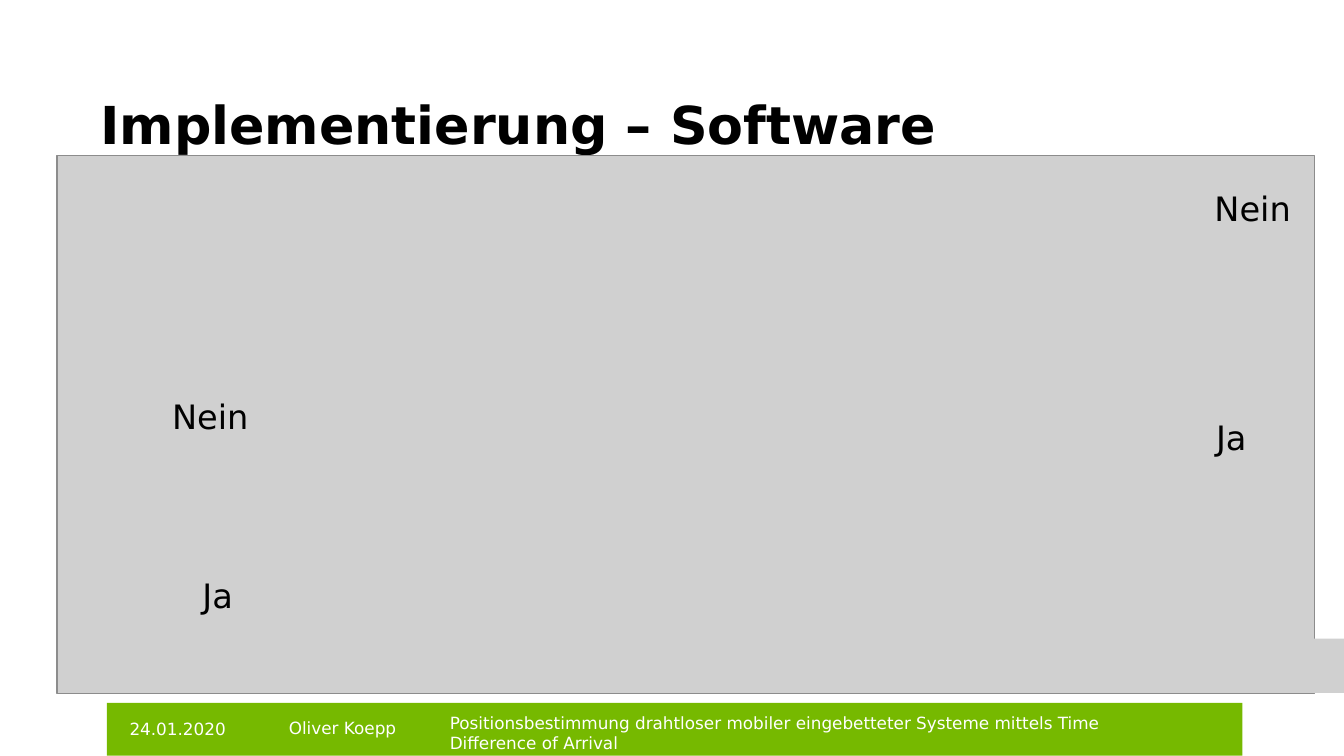
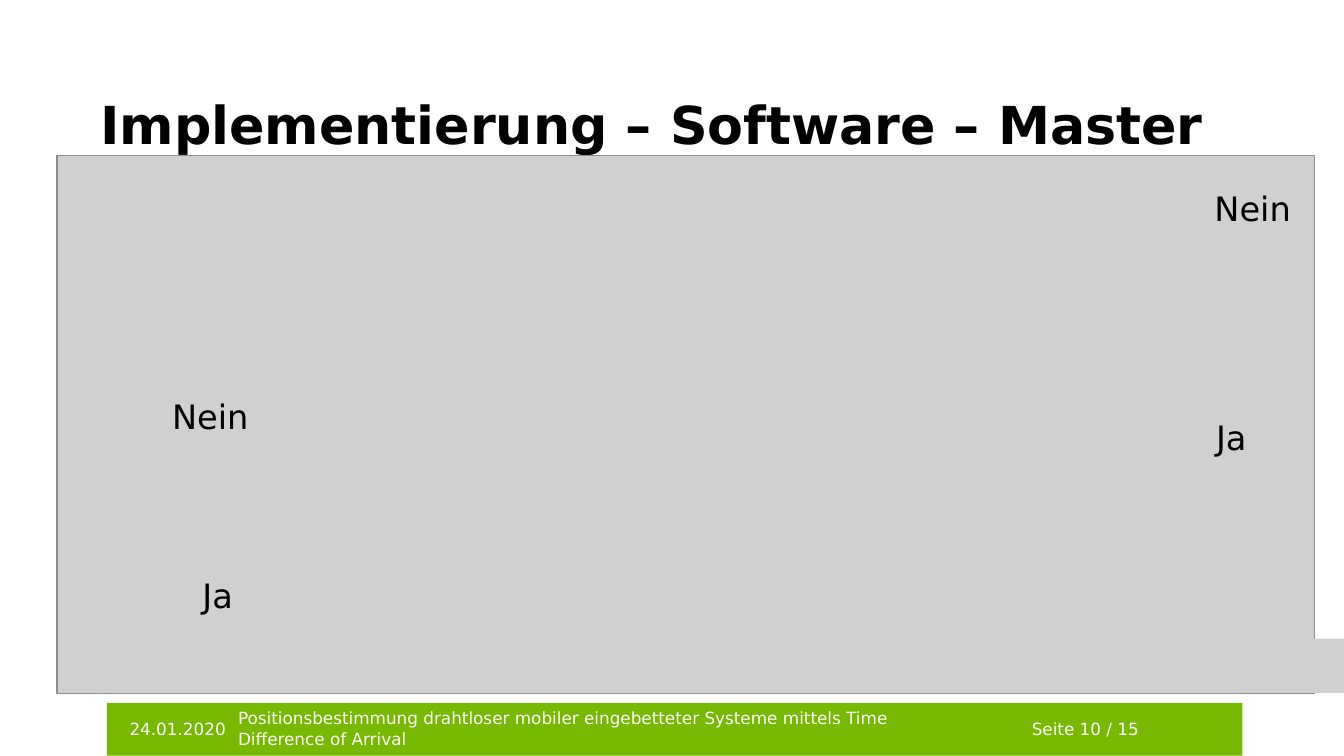
Before and after one commit to git-oliver/Bachelor-thesis, a slide deck: slide 11 of bachelorarbeit_vortrag.pptx (slide 12 before the commit). Drawn at 1344x756 pixels with LibreOffice and Linux fonts; fonts in the diff are those of the drawing; grey boxes stand for pictures; background and template pictures are left out. Boxes give left, top, right and bottom in pixels: in the first picture for what was removed or moved away, otherwise in the second. Text is boxed around its words. In the diff, an @@ line names an element or a change of style, - is before the commit and + after.

```diff
--- a/bachelorarbeit_vortrag.pptx
+++ b/bachelorarbeit_vortrag.pptx
@@ title at (100,104,1202,155): text changed @@
-Implementierung – Software
+Implementierung – Software – Master
@@ text "Positionsbestimmung drahtloser mobiler eingebetteter Systeme ...": place and size @@
-text "Positionsbestimmung drahtloser mobiler eingebetteter Systeme ..." at (450,716,1099,750)
+text "Positionsbestimmung drahtloser mobiler eingebetteter Systeme ..." at (238,711,887,746)
@@ text removed at (289,721,396,738) @@
-Oliver Koepp
@@ text added at (1032,722,1138,736), 9 pt, text #FFFFFF @@
+Seite 10 / 15
```
Also in this commit, not shown: 14 other slides changed, 1 slide removed, 1 other file.
